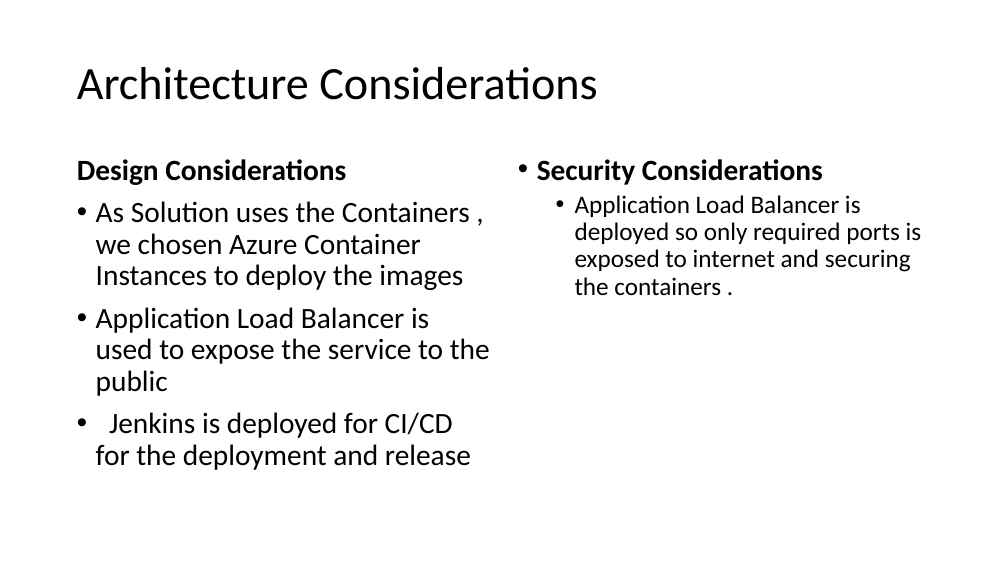
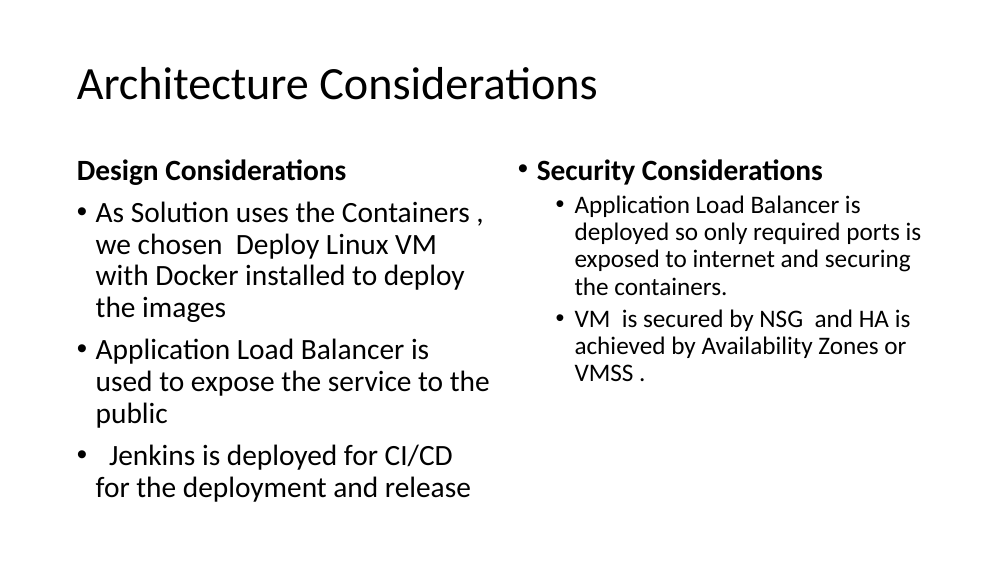
Before and after one commit to kgopi1/umsl, a slide deck: slide 4 of Presentation1.pptx (slide 3 before the commit). Drawn at 1008x567 pixels with LibreOffice and Linux fonts; fonts in the diff are those of the drawing. Boxes give left, top, right and bottom in pixels: in the first picture for what was removed or moved away, otherwise in the second. Text is boxed around its words. In the diff, an @@ line names an element or a change of style, - is before the commit and + after.

```diff
--- a/Presentation1.pptx
+++ b/Presentation1.pptx
@@ text at box(96, 201, 470, 322): text changed @@
-• As Solution uses the Containers , we chosen Azure Container Instances to deploy the images
+• As Solution uses the Containers , we chosen Deploy Linux VM with Docker installed to deploy the images
@@ text at box(575, 195, 922, 381): text changed @@
-  • Application Load Balancer is deployed so only required ports is exposed to internet and securing the containers .
+  • Application Load Balancer is deployed so only required ports is exposed to internet and securing the containers.
+  • VM is secured by NSG and HA is achieved by Availability Zones or VMSS .
```
Also in this commit, not shown: 1 other slide changed, 1 slide added, 1 other file.
